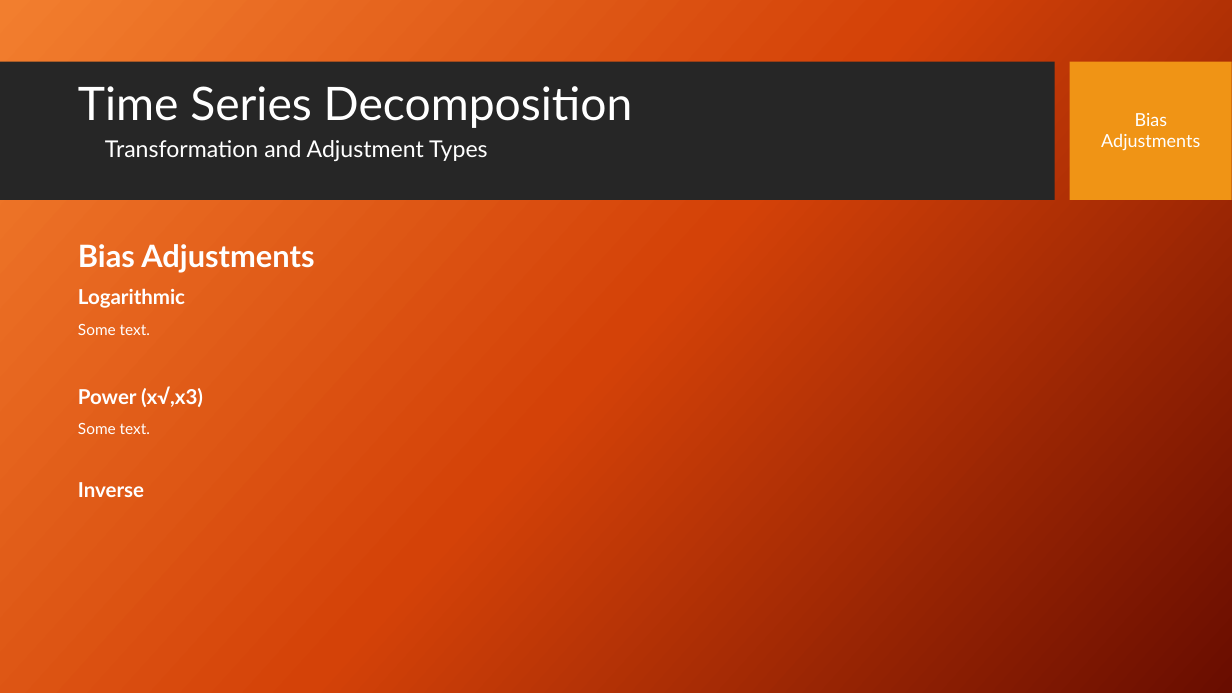
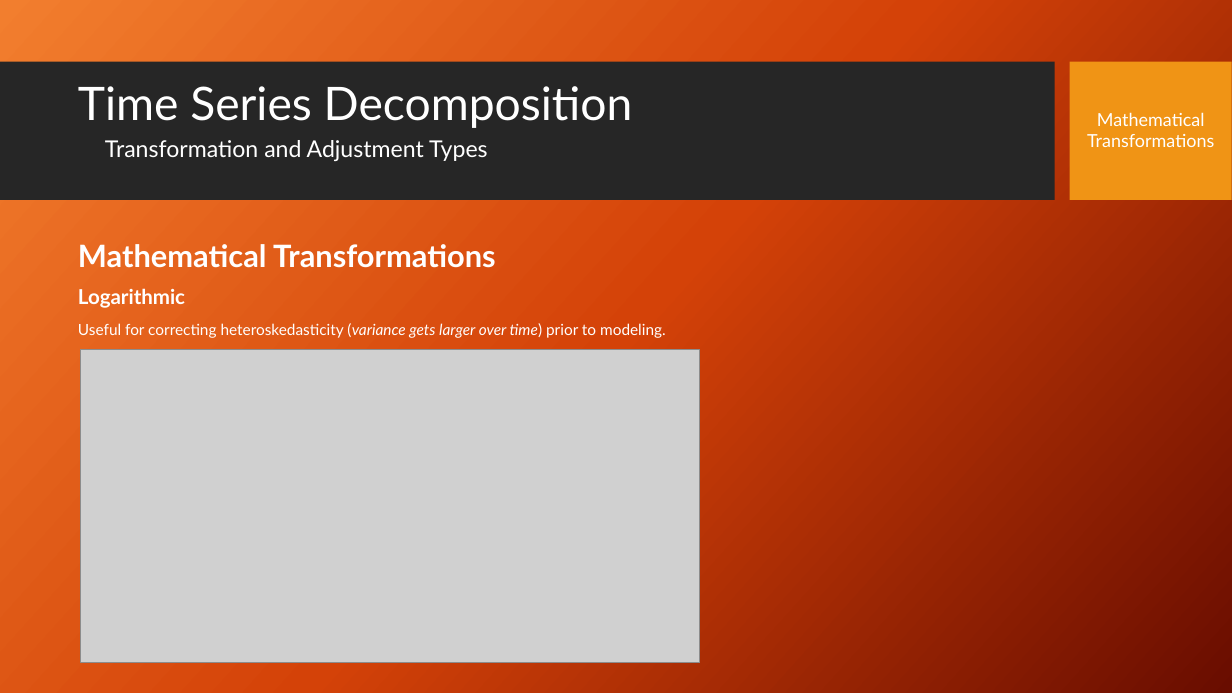
Before and after one commit to stephen-haslett/data-624, a slide deck: slide 3 of Data624TimeSeriesDecompPresentation.pptx (slide 7 before the commit). Drawn at 1232x693 pixels with LibreOffice and Linux fonts; fonts in the diff are those of the drawing; grey boxes stand for pictures; background and template pictures are left out. Boxes give left, top, right and bottom in pixels: in the first picture for what was removed or moved away, otherwise in the second. Text is boxed around its words. In the diff, an @@ line names an element or a change of style, - is before the commit and + after.

Commit message:
Mathematical transformation section

```diff
--- a/Data624TimeSeriesDecompPresentation.pptx
+++ b/Data624TimeSeriesDecompPresentation.pptx
@@ text at bbox=[1087, 112, 1214, 147]: text changed @@
-Bias
-Adjustments
+Mathematical
+Transformations
@@ text at bbox=[78, 244, 496, 268]: text changed @@
-Bias Adjustments
+Mathematical Transformations
@@ text at bbox=[78, 323, 666, 338]: text changed; size 16 to 12 pt; bold off @@
-Some text.
-Power (x√,x3)
-Some text.
-Inverse
+Useful for correcting heteroskedasticity (variance gets larger over time) prior to modeling.
@@ picture added at bbox=[81, 350, 701, 663] @@
```
Also in this commit, not shown: 2 other slides changed, 1 slide added.
